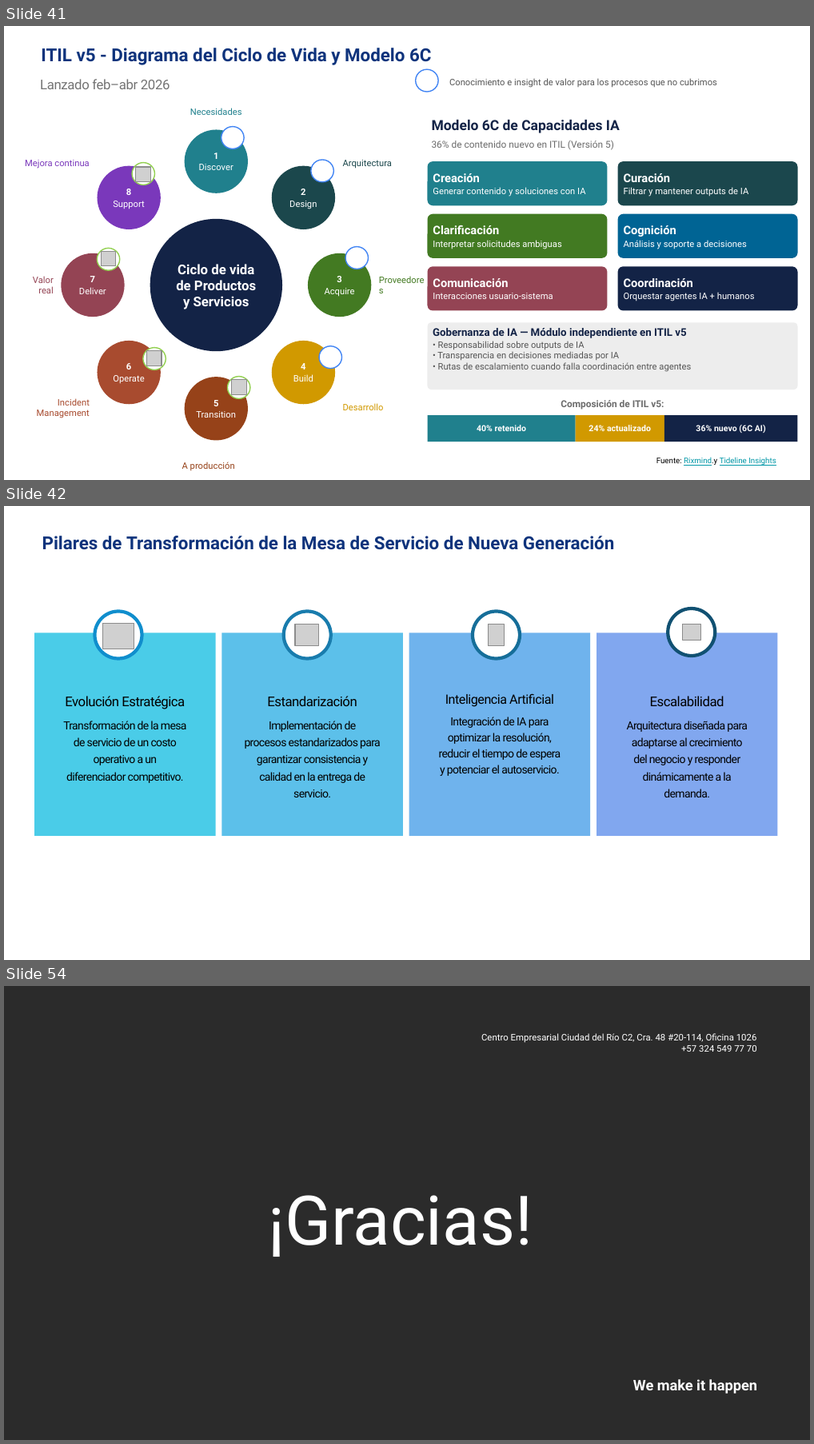
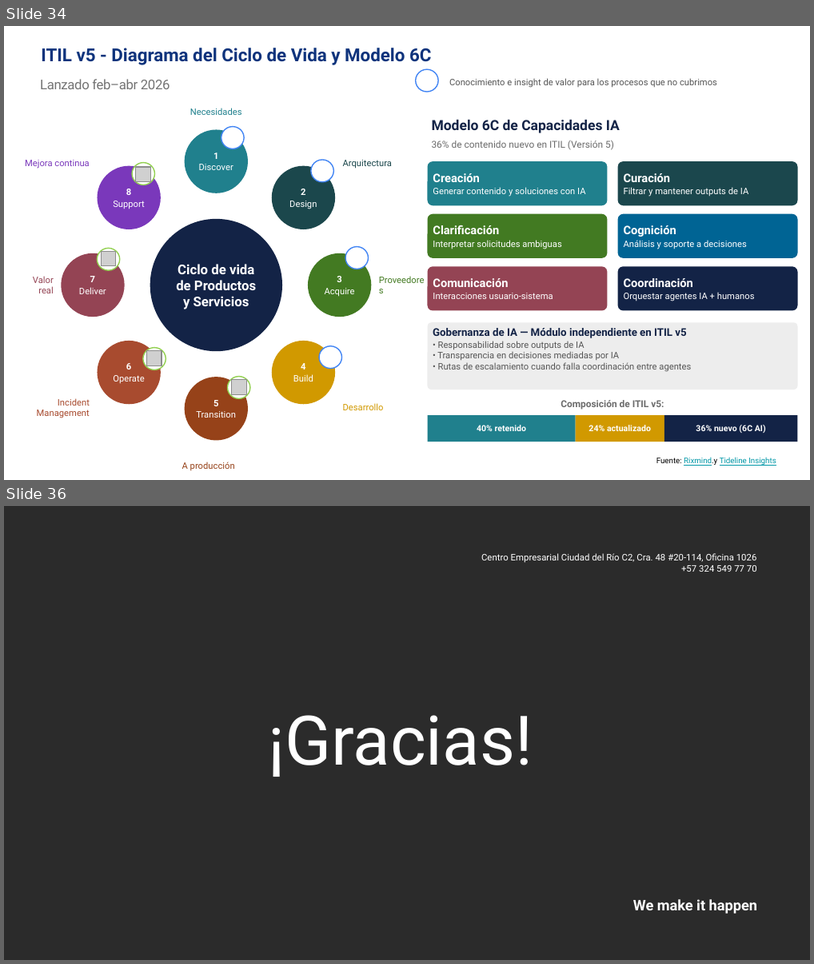
Before and after one commit to nataliazarthapersonalsoft/mesadeservicio-modernizacionaplicaciones, a slide deck: 01-Ideacion/01-benchmarking/Benchmarking Mesa de Servicio.pptx. Shown one above the other, each under a label of ours: slides 41, 42 and 54 before the commit, slides 34 and 36 after it; the slides between them are not shown. The pictures are 814x1444 and 814x964 pixels, drawn with LibreOffice and Linux fonts; fonts in the diff are those of the drawing; grey boxes stand for pictures; background and template pictures are left out; a plain dark background stands for a picture behind light text. Boxes give left, top, right and bottom in pixels: in the first picture for what was removed or moved away, otherwise in the second. Text is boxed around its words. In the diff, an @@ line names an element or a change of style, - is before the commit and + after.

```diff
--- a/01-Ideacion/01-benchmarking/Benchmarking Mesa de Servicio.pptx
+++ b/01-Ideacion/01-benchmarking/Benchmarking Mesa de Servicio.pptx
@@ slide 42 removed at (4,506,810,960), background #FFFFFF @@
@@ title removed at (42,536,614,550) @@
-Pilares de Transformación de la Mesa de Servicio de Nueva Generación
@@ ellipse removed at (95,611,142,659) @@
@@ picture removed at (103,623,134,648) @@
@@ ellipse removed at (284,611,331,659) @@
@@ picture removed at (295,624,319,646) @@
@@ ellipse removed at (473,611,520,659) @@
@@ picture removed at (488,624,504,646) @@
@@ ellipse removed at (669,608,716,656) @@
@@ picture removed at (682,624,701,640) @@
@@ rectangle removed at (34,632,216,836) @@
@@ rectangle removed at (222,632,403,836) @@
@@ rectangle removed at (410,632,591,836) @@
@@ rectangle removed at (597,632,778,836) @@
@@ text removed at (65,696,185,709) @@
-Evolución Estratégica
@@ text removed at (267,696,357,706) @@
-Estandarización
@@ text removed at (446,693,554,707) @@
-Inteligencia Artificial
@@ text removed at (650,696,725,706) @@
-Escalabilidad
@@ text removed at (63,720,187,783) @@
-Transformación de la mesa
-de servicio de un costo
-operativo a un
-diferenciador competitivo.
@@ text removed at (245,720,381,797) @@
-Implementación de
-procesos estandarizados para
-garantizar consistencia y
-calidad en la entrega de
-servicio.
@@ text removed at (439,716,561,776) @@
-Integración de IA para
-optimizar la resolución,
-reducir el tiempo de espera
-y potenciar el autoservicio.
@@ text removed at (627,720,748,797) @@
-Arquitectura diseñada para
-adaptarse al crecimiento
-del negocio y responder
-dinámicamente a la
-demanda.
@@ what was slide 41 is now slide 34 @@
@@ what was slide 54 is now slide 36 @@
```
Also in this commit, not shown: 7 slides changed, 6 slides added, 23 other slides removed, 5 other files.
